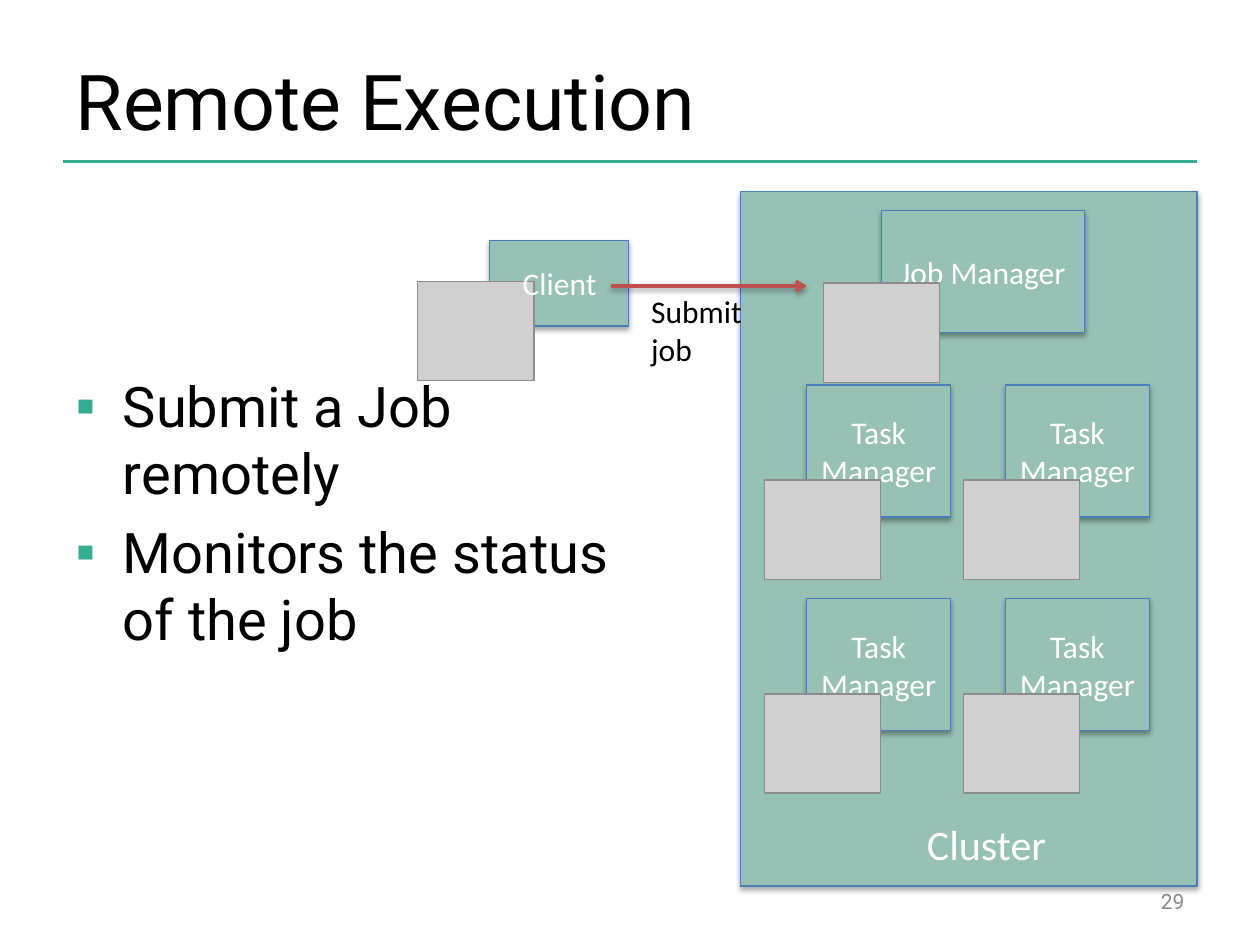
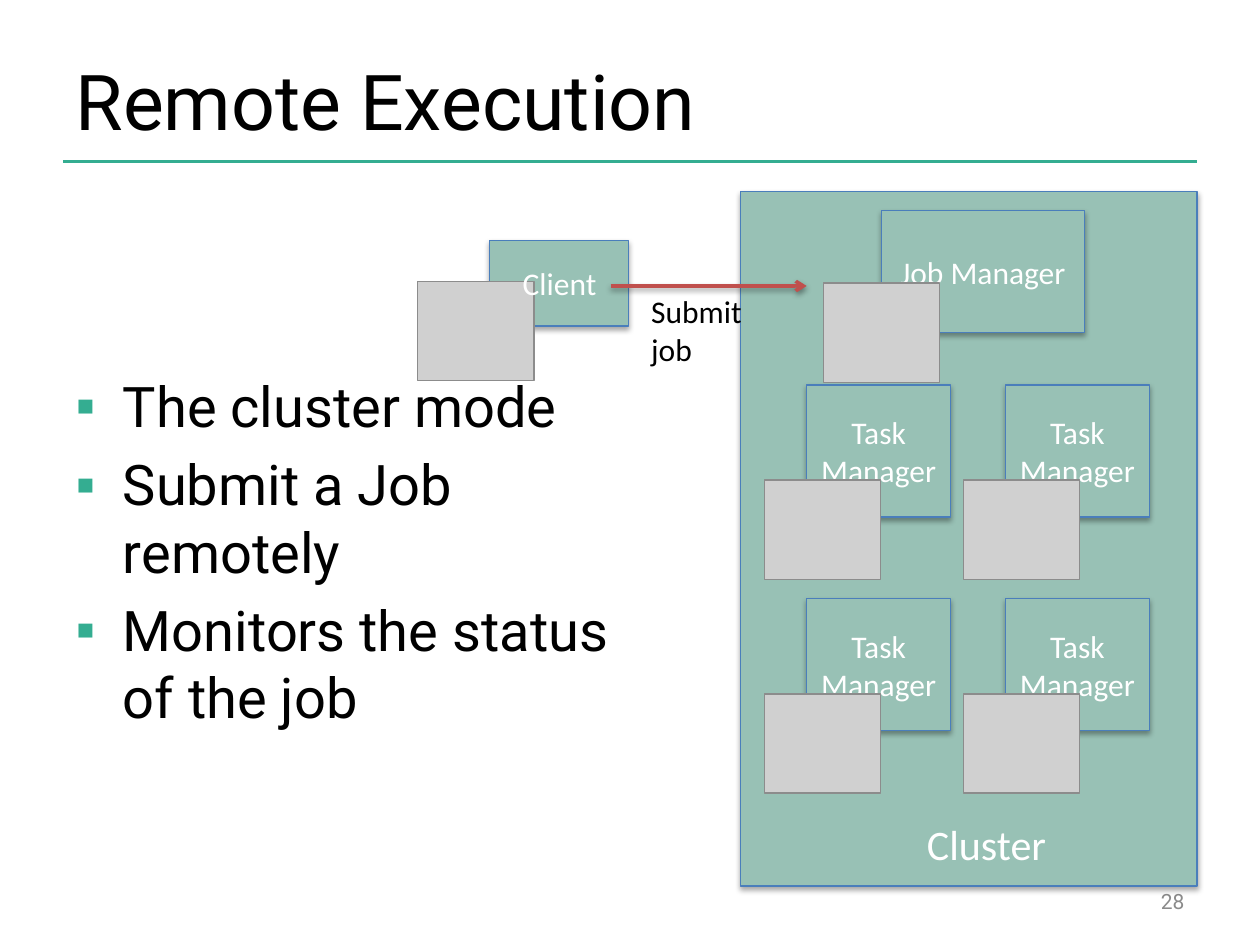
Before and after one commit to dataArtisans/flink-training-web, a slide deck: slide 28 of slides/flink_overview.pptx (slide 29 before the commit). Drawn at 1260x945 pixels with LibreOffice and Linux fonts; fonts in the diff are those of the drawing; grey boxes stand for pictures; background and template pictures are left out. Boxes give left, top, right and bottom in pixels: in the first picture for what was removed or moved away, otherwise in the second. Text is boxed around its words. In the diff, an @@ line names an element or a change of style, - is before the commit and + after.

```diff
--- a/slides/flink_overview.pptx
+++ b/slides/flink_overview.pptx
@@ text at (123,376,556,428): paragraph added @@
+▪ The cluster mode
@@ page number at (1161,889,1185,909): text changed @@
-29
+28
```
Also in this commit, not shown: 3 other slides changed, 1 slide added, 2 slides removed, 1 other file.
